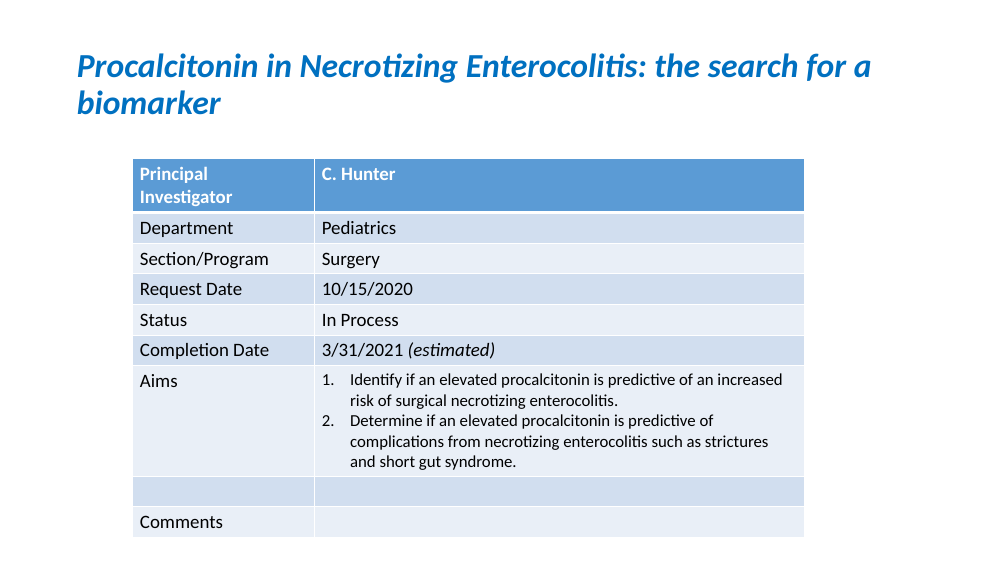
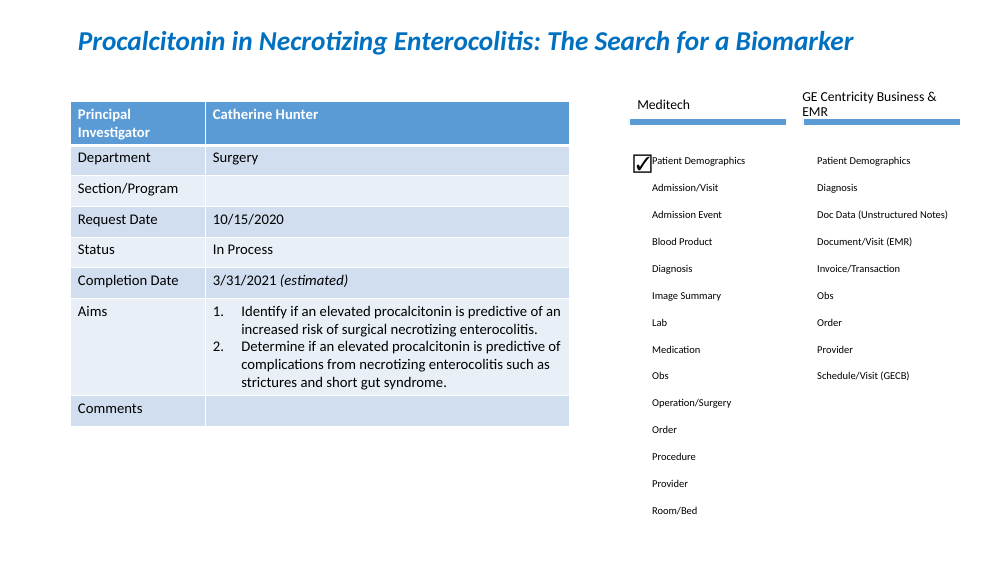
Before and after one commit to OuhscBbmc/prairie-outpost-public, a slide deck: slide 16 of publications/presentation-2021-02-aac/crdw-2021-02.pptx (slide 15 before the commit). Drawn at 1008x567 pixels with LibreOffice and Linux fonts; fonts in the diff are those of the drawing. Boxes give left, top, right and bottom in pixels: in the first picture for what was removed or moved away, otherwise in the second. Text is boxed around its words. In the diff, an @@ line names an element or a change of style, - is before the commit and + after.

```diff
--- a/publications/presentation-2021-02-aac/crdw-2021-02.pptx
+++ b/publications/presentation-2021-02-aac/crdw-2021-02.pptx
@@ title at <box>78,31,854,55</box>: text changed; size 32 to 26 pt @@
-Procalcitonin in Necrotizing Enterocolitis: the search for a biomarker
+Procalcitonin in Necrotizing Enterocolitis: The Search for a Biomarker
@@ table at <box>70,102,569,425</box> @@
-row 1, column 2: C. Hunter
+row 1, column 2: Catherine Hunter
-row 2, column 2: Pediatrics
+row 2, column 2: Surgery
-row 3, column 2: Surgery
+row 3, column 2: 
-row 8:  | 
@@ table: place and size @@
-table at <box>132,159,805,535</box>
+table at <box>70,102,569,425</box>
@@ freeform shape added at <box>629,118,786,125</box>, fill #5B9BD5 @@
@@ freeform shape added at <box>803,118,960,125</box>, fill #5B9BD5 @@
@@ text added at <box>626,147,659,177</box>, 18 pt, text #000000 @@
+☑
@@ group added at <box>635,88,958,525</box>: 25 frees, 22 rectangles @@
+Meditech
+Patient Demographics
+Admission/Visit
+Admission Event
+Blood Product
+Diagnosis
+Image Summary
+Lab
+Medication
+Obs
+Operation/Surgery
+Order
+Procedure
+Provider
+Room/Bed
+GE Centricity Business & EMR
+Patient Demographics
+Diagnosis
+Doc Data (Unstructured Notes)
+Document/Visit (EMR)
+Invoice/Transaction
+Obs
+Order
+Provider
+Schedule/Visit (GECB)
```
Also in this commit, not shown: 7 other slides changed, 14 slides added.
